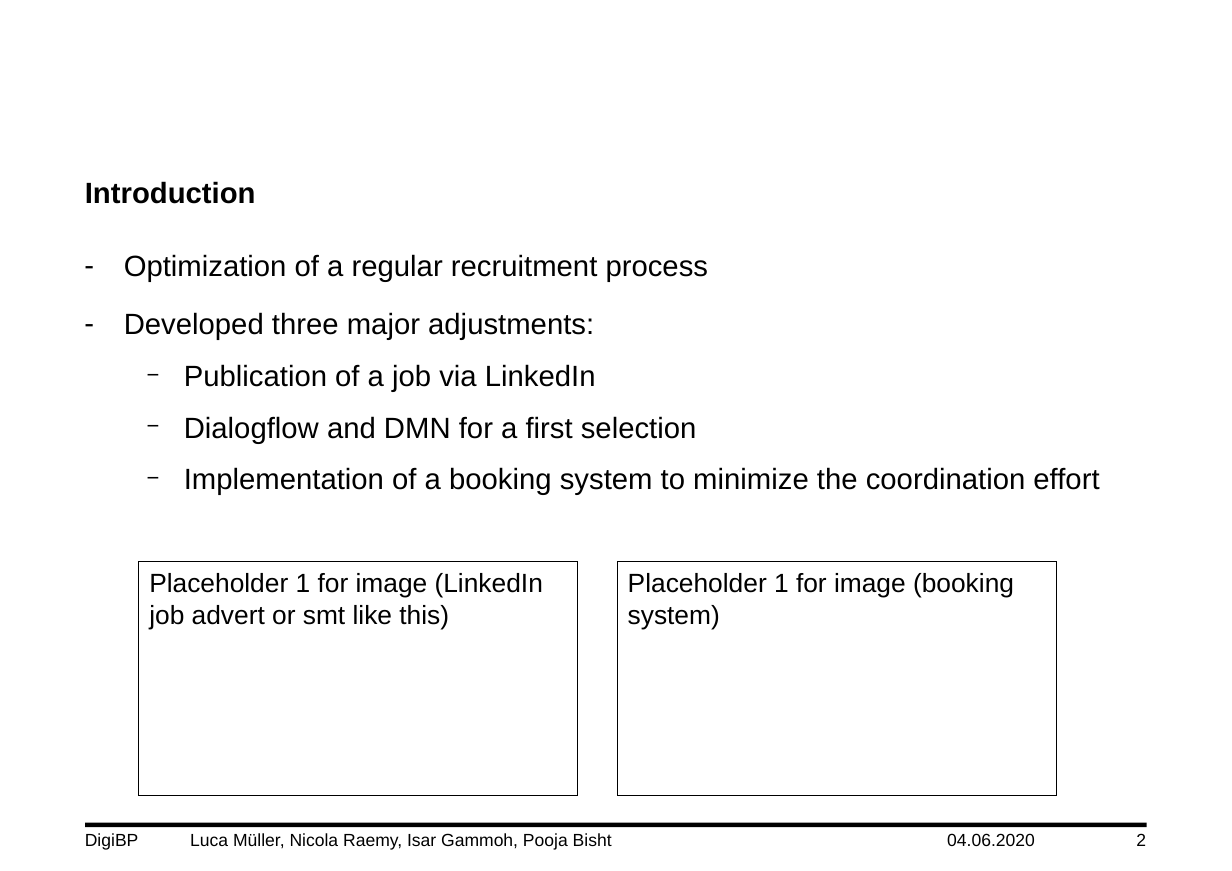
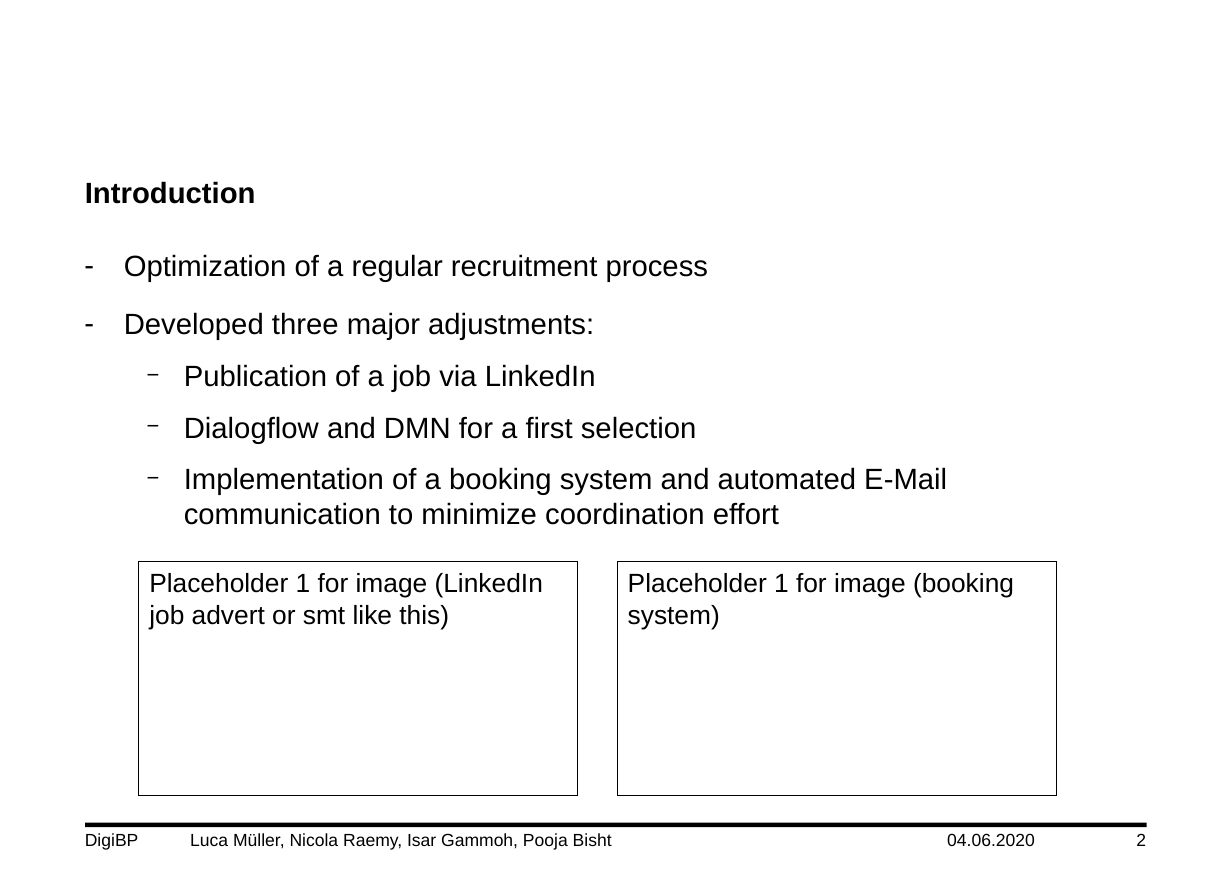
Before and after one commit to DigiBP/DigiBP_DanishBlue, a slide deck: slide 2 of Presentation/DigiBP_DanishBlue_Presentation_V0.3.pptx. Drawn at 1232x871 pixels with LibreOffice and Linux fonts; fonts in the diff are those of the drawing; background and template pictures are left out. Boxes give left, top, right and bottom in pixels: in the first picture for what was removed or moved away, otherwise in the second. Text is boxed around its words. In the diff, an @@ line names an element or a change of style, - is before the commit and + after.

```diff
--- a/Presentation/DigiBP_DanishBlue_Presentation_V0.3.pptx
+++ b/Presentation/DigiBP_DanishBlue_Presentation_V0.3.pptx
@@ text at [184,467,947,525]: text changed @@
-  − Implementation of a booking system to minimize the coordination effort
+  − Implementation of a booking system and automated E-Mail communication to minimize coordination effort
```
Also in this commit, not shown: 4 other slides changed.
